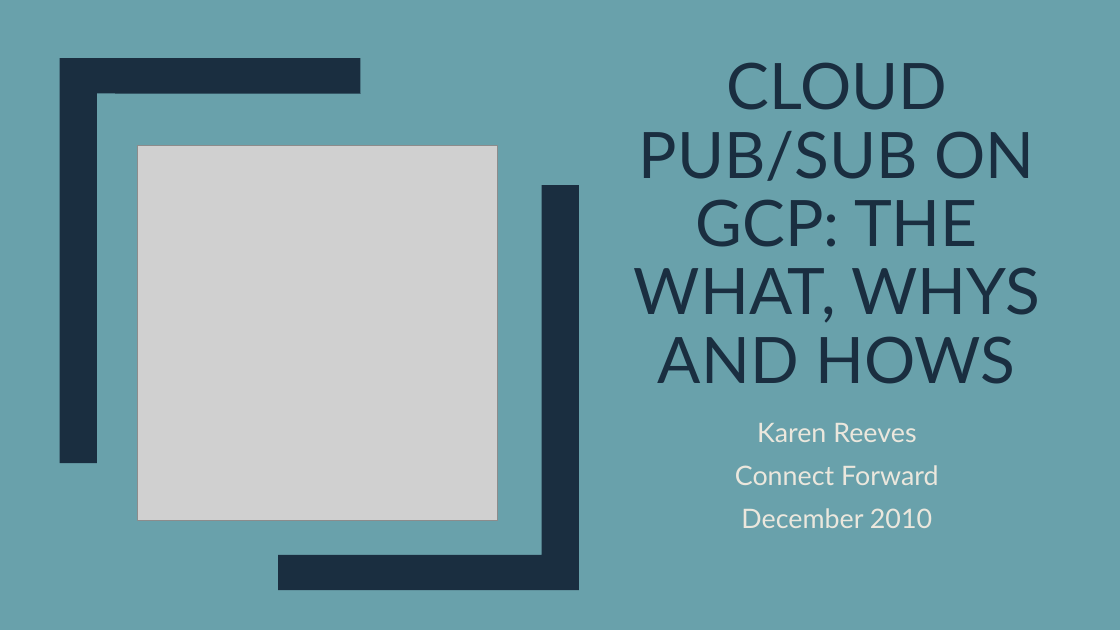
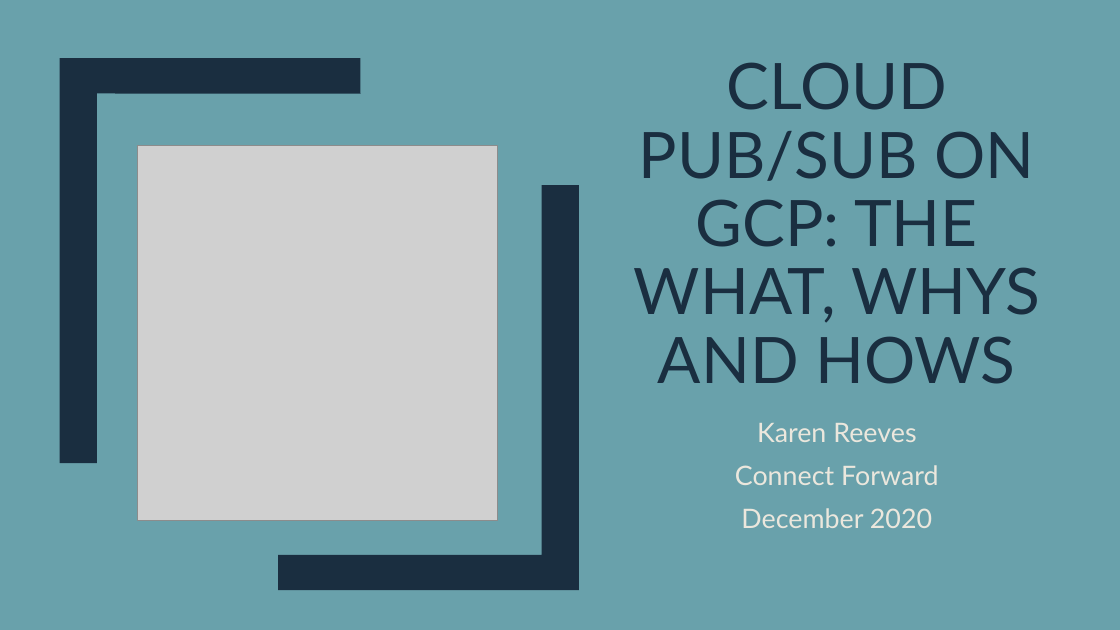
Before and after one commit to kmr0018/ConnectForward-PubSubOnGCP, a slide deck: slide 1 of PubSubGcpPresentation.pptx. Drawn at 1120x630 pixels with LibreOffice and Linux fonts; fonts in the diff are those of the drawing; grey boxes stand for pictures. Boxes give left, top, right and bottom in pixels: in the first picture for what was removed or moved away, otherwise in the second. Text is boxed around its words. In the diff, an @@ line names an element or a change of style, - is before the commit and + after.

```diff
--- a/PubSubGcpPresentation.pptx
+++ b/PubSubGcpPresentation.pptx
@@ subtitle at (741,508,932,528): text changed @@
-December 2010
+December 2020
```
Also in this commit, not shown: 15 other slides changed, 2 other files.
